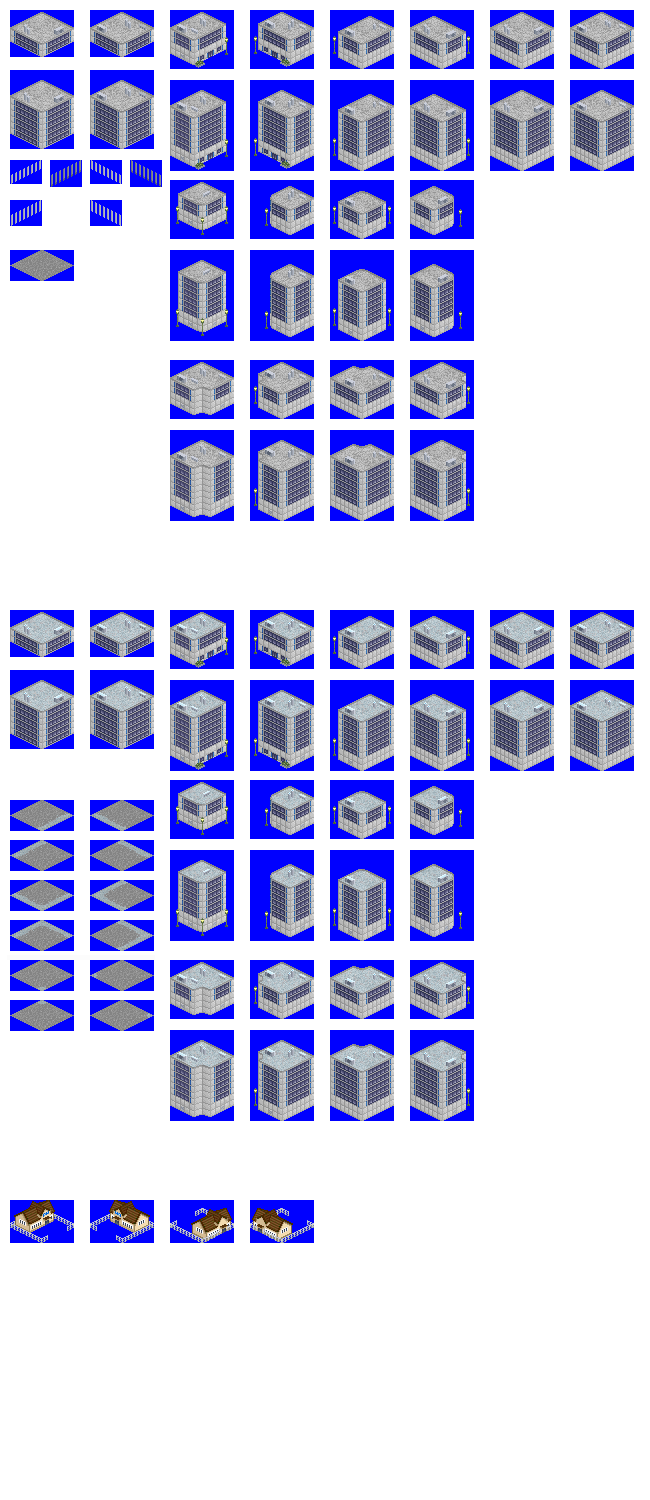
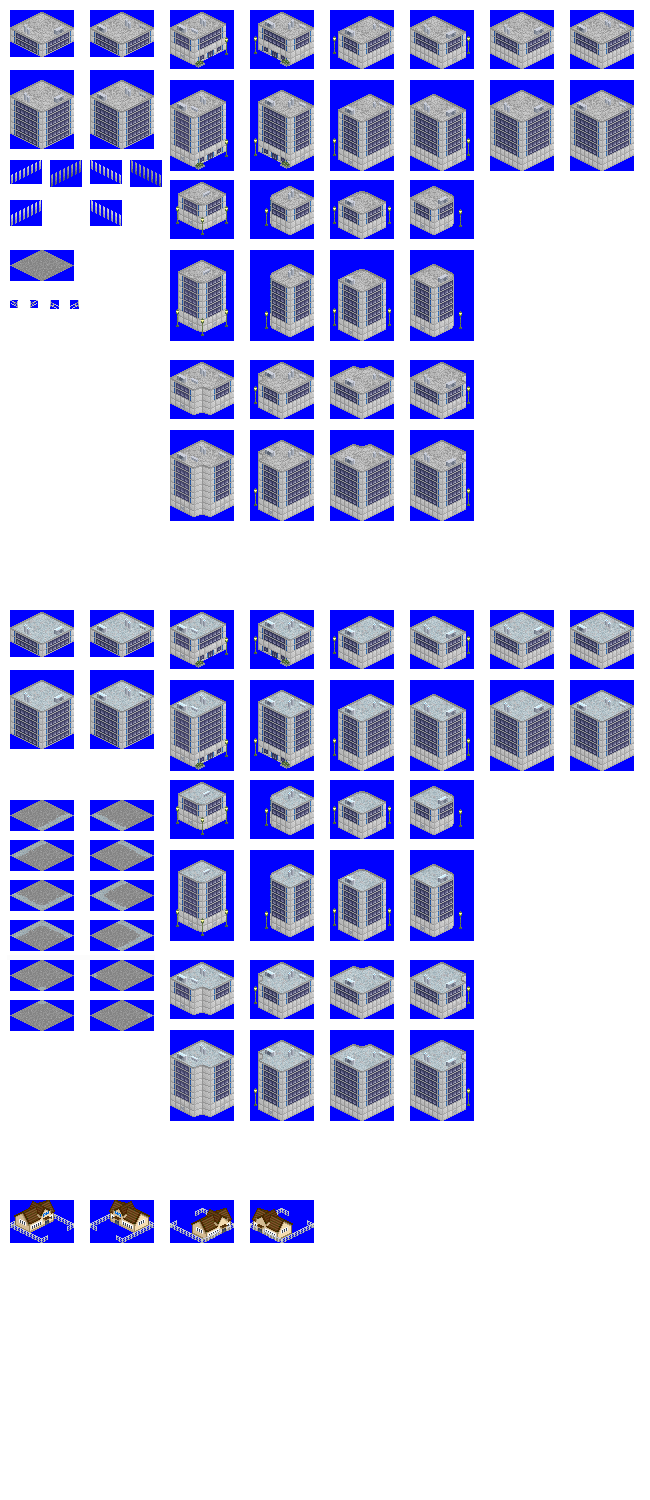
Layered file, before and after one edit (650 × 1500). Changes by layer:
painted on "new_graphic" over [10, 160, 161, 309]
painted on "배경" over [10, 300, 79, 309]
